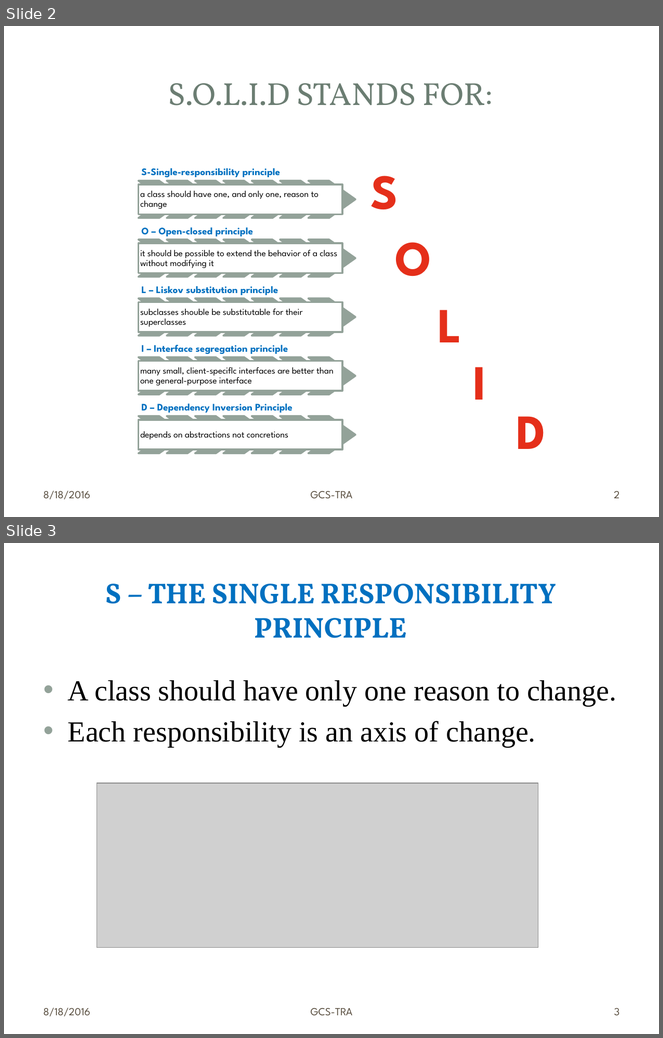
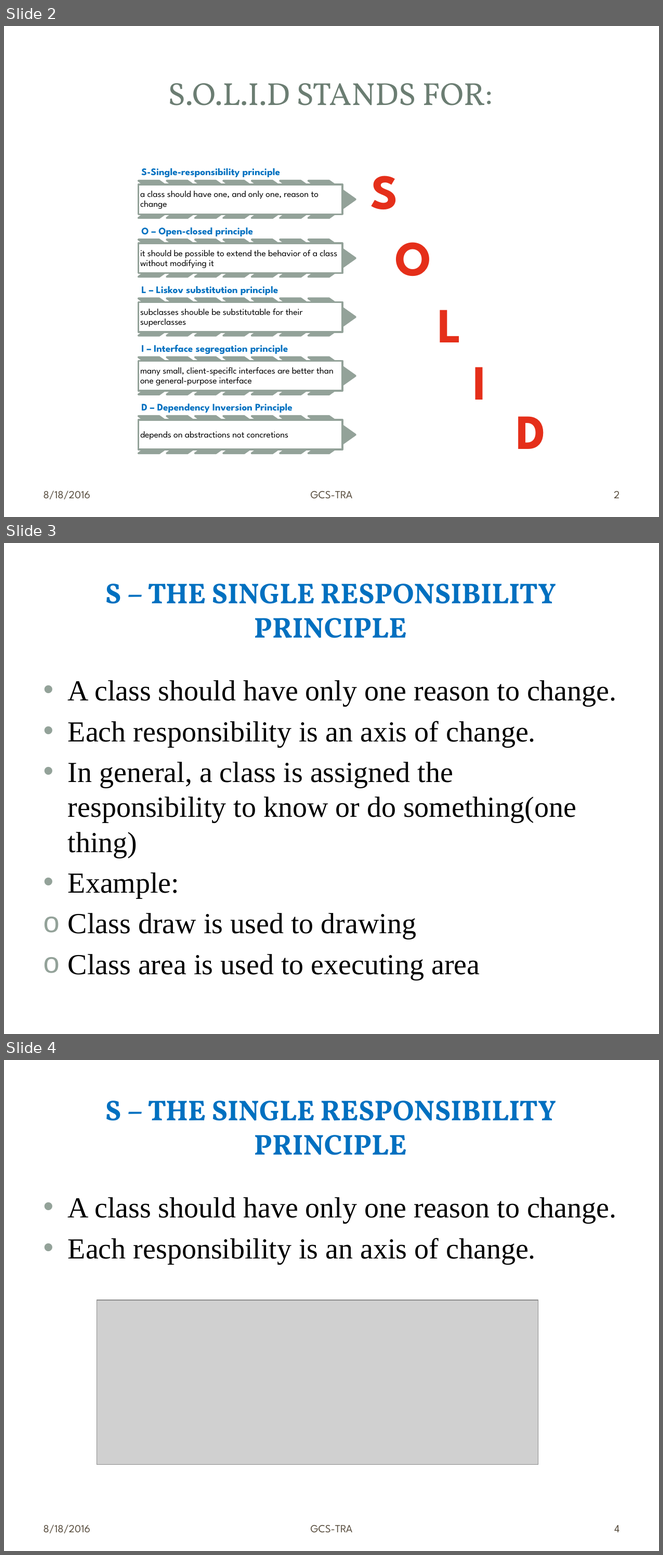
Before and after one commit to PhuongThanh123/Ad, a slide deck: SOLID-nguyenvannhhut_lephuongthanh.pptx. Shown one above the other, each under a label of ours: slides 2 and 3 before the commit, slides 2, 3 and 4 after it. The pictures are 663x1038 and 663x1555 pixels, drawn with LibreOffice and Linux fonts; fonts in the diff are those of the drawing; grey boxes stand for pictures; background and template pictures are left out. Boxes give left, top, right and bottom in pixels: in the first picture for what was removed or moved away, otherwise in the second. Text is boxed around its words. In the diff, an @@ line names an element or a change of style, - is before the commit and + after.

Commit message:
Nộp

```diff
--- a/SOLID-nguyenvannhhut_lephuongthanh.pptx
+++ b/SOLID-nguyenvannhhut_lephuongthanh.pptx
@@ slide 3 added at (x1=4, y1=543, x2=659, y2=1034), background picture (left out); not listed: 3 template elements that a slide beside it also shows @@
@@ title added at (x1=105, y1=584, x2=556, y2=638), 31.5 pt, text #0070C0, bold @@
+S – THE SINGLE RESPONSIBILITY PRINCIPLE
@@ text added at (x1=68, y1=680, x2=617, y2=980), 32 pt, text #000000 @@
+• A class should have only one reason to change.
+• Each responsibility is an axis of change.
+• In general, a class is assigned the responsibility to know or do something(one thing)
+• Example:
+o Class draw is used to drawing
+o Class area is used to executing area
@@ what was slide 3 is now slide 4 @@
@@ page number at (x1=614, y1=1525, x2=620, y2=1533): text changed @@
-3
+4
```
